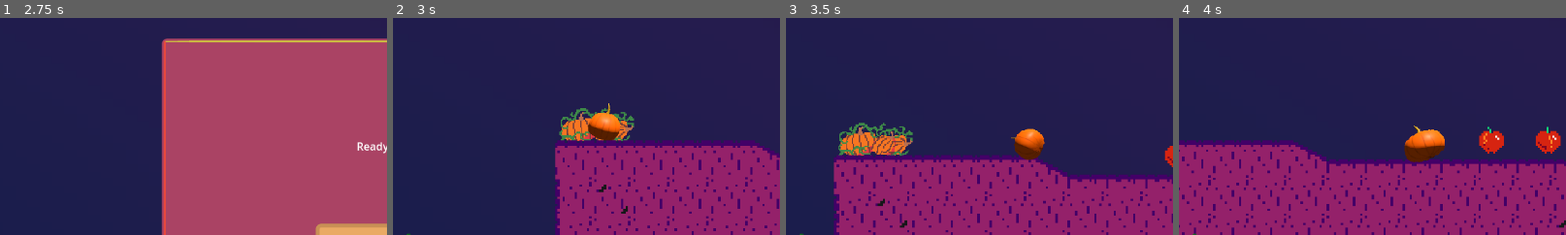
Above: before the commit, frames 1-4 (left to right).
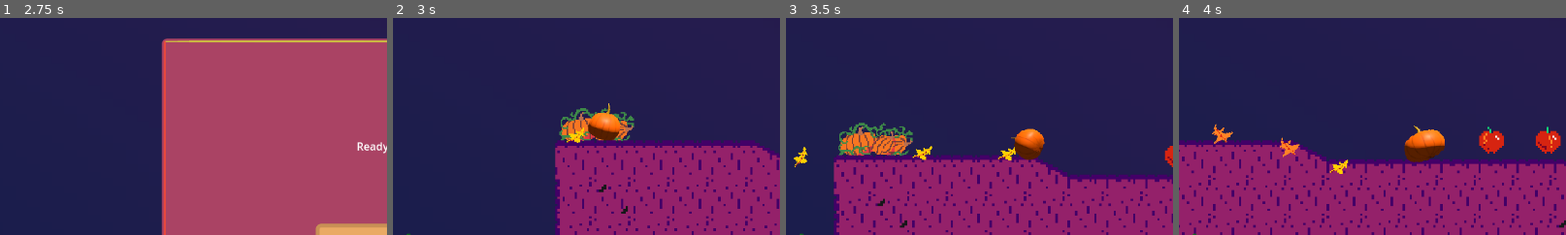
Above: after the commit, the same moments.

Repository: LettucePie/gwj-62-harvest
Game: Godot game, scene res://Play.tscn
Same seed, same stepped clock (60 frames per second), same inputs: the game is played once before the commit and once after it.
Inputs:
- Up to frame 1 (2.75 s): hold W (accelerate) 0.53-1.25 s; click "Play" at 1.25 s; click "Play" at 2 s
- Up to frame 2 (3 s): click "GO!" at 2.75 s
- Up to frame 3 (3.5 s): no input
- Up to frame 4 (4 s): hold S (brake) from 3.53 s (still down)
The pictures show only the part of the screen within x 2-52%, y 17-67%; the shares and areas given below are measured in that part.

Frame 1 is identical in both runs. In frame 2, 0.2% of the frame differs, in the area x 44-50%, y 50-58%; in frame 3, 0.5%; in frame 4, 0.6%, in the area x 8-44%, y 48-72%.

Commit message:
Added leafspray vfx

Diff:
--- a/gameplay/player_visual.gd
+++ b/gameplay/player_visual.gd
@@ -4,6 +4,7 @@
 @export var speed_stage_anims : Array = ["speed_1", "speed_2", "speed_2", "speed_3", "speed_4"]
 var player_vis_point = null
 var anim : AnimationPlayer
+var emission_stages = [4, 10, 20, 40, 60]
 
 func _ready():
 	anim = get_node("SubViewport/pumpkin/AnimationPlayer")
@@ -22,6 +23,10 @@
 		player.connect("speed_stage_shift", _on_player_follow_speed_stage_shift)
 	if !player.is_connected("goal_reached", _on_player_follow_goal_reached):
 		player.connect("goal_reached", _on_player_follow_goal_reached)
+#	if !player.is_connected("launch_curve", player_launch):
+#		player.connect("launch_curve", player_launch)
+#	if !player.is_connected("landed", player_land):
+#		player.connect("landed", player_land)
 
 
 func _physics_process(delta):
@@ -29,6 +34,10 @@
 		var target = player.get_parent().to_global(player.position)
 		var rot_vis_point = player_vis_point.position.rotated(player.rotation)
 		position = position.lerp(target + rot_vis_point, 0.3).round()
+#	if $GPUParticles2D.emitting:
+	$GPUParticles2D.rotation = player.rotation
+	$GPUParticles2D.emitting = (player.status == "riding" and !player.finished)
+	$GPUParticles2D.amount = emission_stages[player.speed_stage]
 
 
 func _on_player_follow_brakes(tf):
@@ -49,3 +58,15 @@
 func _on_player_follow_goal_reached():
 	print("Goal Reached, Playing Slam")
 	anim.play("slam")
+
+
+#func player_land(_dummy):
+#	if !$GPUParticles2D.emitting:
+#		print("Player Vis enabling Particles")
+#		$GPUParticles2D.emitting = true
+#
+#
+#func player_launch(_dummy):
+#	if $GPUParticles2D.emitting:
+#		print("Player Vis Disabling Particles")
+#		$GPUParticles2D.emitting = false
--- a/gameplay/player_visual.tscn
+++ b/gameplay/player_visual.tscn
@@ -1,14 +1,49 @@
-[gd_scene load_steps=5 format=3 uid="uid://bqrdpqwrcgx5q"]
+[gd_scene load_steps=8 format=3 uid="uid://bqrdpqwrcgx5q"]
 
 [ext_resource type="Texture2D" uid="uid://bqb7yawwso2kk" path="res://art/sprites/test_circle.png" id="1_cslv3"]
 [ext_resource type="Script" path="res://gameplay/player_visual.gd" id="1_pqn52"]
+[ext_resource type="Texture2D" uid="uid://yypiuw51sfse" path="res://art/sprites/leaf_sprite_atlas.png" id="2_61dtb"]
 [ext_resource type="PackedScene" uid="uid://bo4cho2ys6t71" path="res://art/player_pumpkin.tscn" id="3_xbk7v"]
+
+[sub_resource type="CanvasItemMaterial" id="CanvasItemMaterial_ba5tm"]
+particles_animation = true
+particles_anim_h_frames = 3
+particles_anim_v_frames = 1
+particles_anim_loop = true
+
+[sub_resource type="ParticleProcessMaterial" id="ParticleProcessMaterial_xbrkt"]
+lifetime_randomness = 0.43
+particle_flag_disable_z = true
+direction = Vector3(-1, 0, 0)
+gravity = Vector3(0, -50, 0)
+initial_velocity_min = 500.0
+initial_velocity_max = 500.0
+angular_velocity_min = -50.0
+angular_velocity_max = 50.0
+orbit_velocity_min = 0.0
+orbit_velocity_max = 0.0
+scale_min = 2.0
+scale_max = 2.0
+turbulence_enabled = true
+anim_speed_max = 3.0
 
 [sub_resource type="ViewportTexture" id="ViewportTexture_id0uk"]
 viewport_path = NodePath("SubViewport")
 
 [node name="player_visual" type="Node2D" groups=["player_visual"]]
 script = ExtResource("1_pqn52")
+
+[node name="GPUParticles2D" type="GPUParticles2D" parent="."]
+z_index = 2
+material = SubResource("CanvasItemMaterial_ba5tm")
+position = Vector2(0, 23)
+emitting = false
+amount = 40
+process_material = SubResource("ParticleProcessMaterial_xbrkt")
+texture = ExtResource("2_61dtb")
+lifetime = 2.0
+explosiveness = 0.09
+randomness = 0.13
 
 [node name="Sprite2D" type="Sprite2D" parent="."]
 visible = false
Binary file added: art/sprites/leaf_sprite_atlas.png
Not shown, added: art/sprites/leaf_sprite_atlas.png.import
